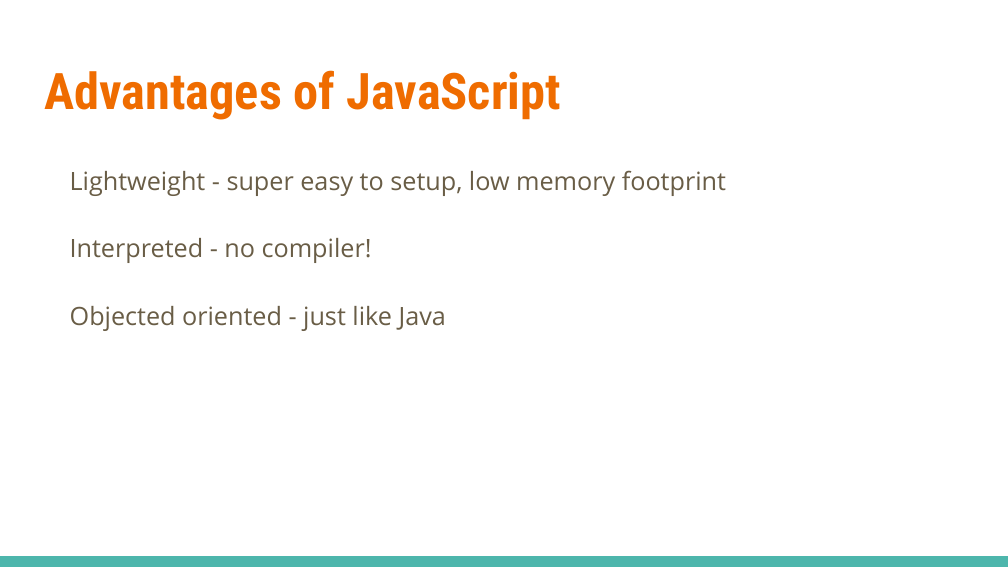
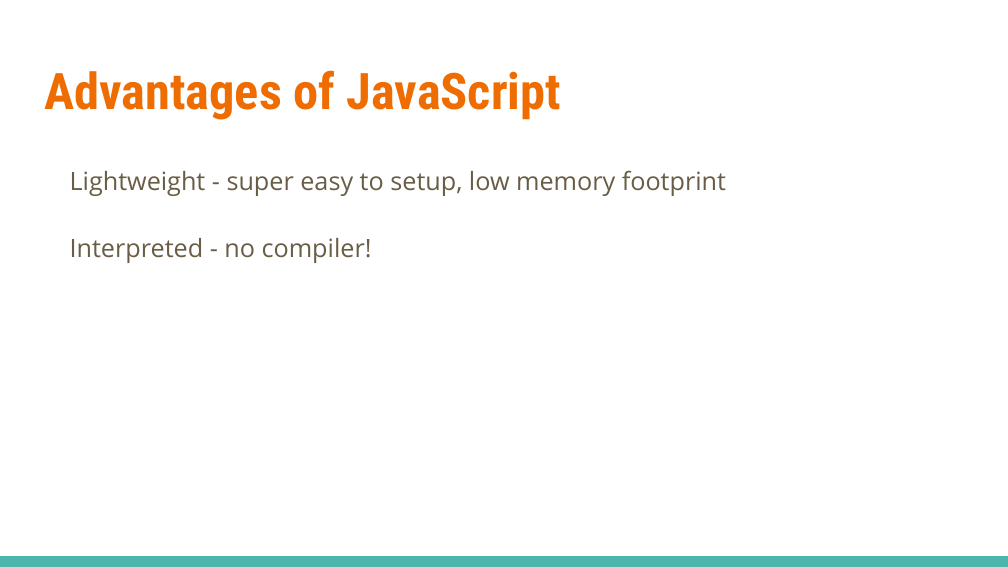
Before and after one commit to linkedin/high-school-trainee, a slide deck: slide 3 of Week_2/Lectures/2.1_JavaScript_Basics.pptx. Drawn at 1008x567 pixels with LibreOffice and Linux fonts; fonts in the diff are those of the drawing. Boxes give left, top, right and bottom in pixels: in the first picture for what was removed or moved away, otherwise in the second. Text is boxed around its words. In the diff, an @@ line names an element or a change of style, - is before the commit and + after.

```diff
--- a/Week_2/Lectures/2.1_JavaScript_Basics.pptx
+++ b/Week_2/Lectures/2.1_JavaScript_Basics.pptx
@@ text at (x1=70, y1=306, x2=446, y2=331): paragraph removed @@
-Objected oriented - just like Java
```
Also in this commit, not shown: 12 other slides changed, 1 slide removed, 1 other file.
